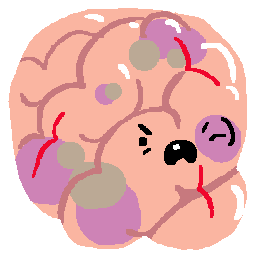
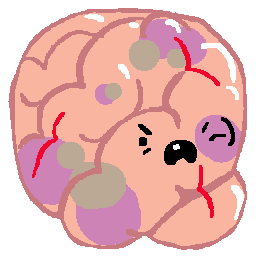
Layer changes from the first 256px x 256px image to the second:
added layer "Camada 12" above "Camada 11" over bbox(8, 8, 247, 250)
